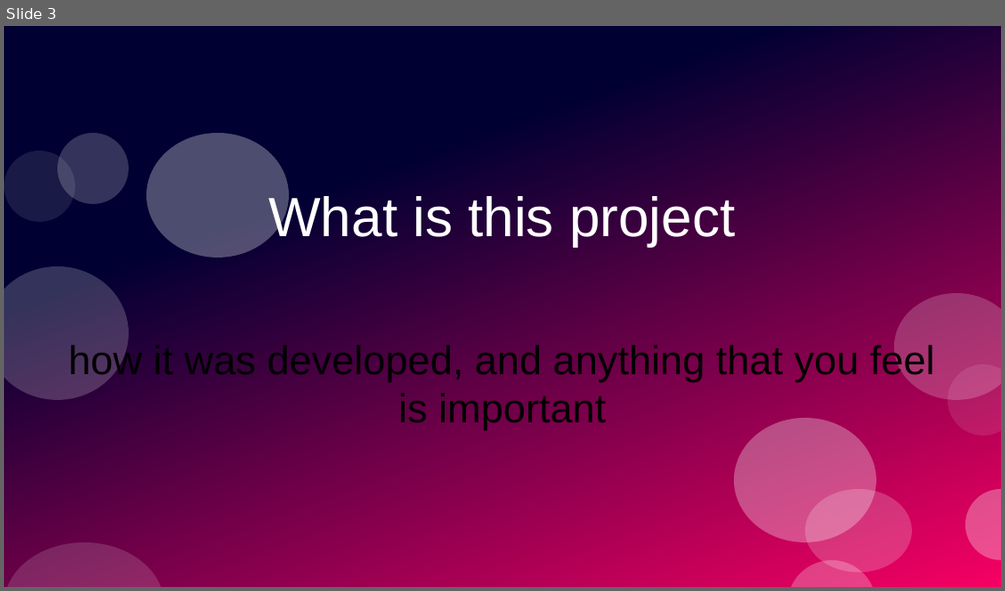
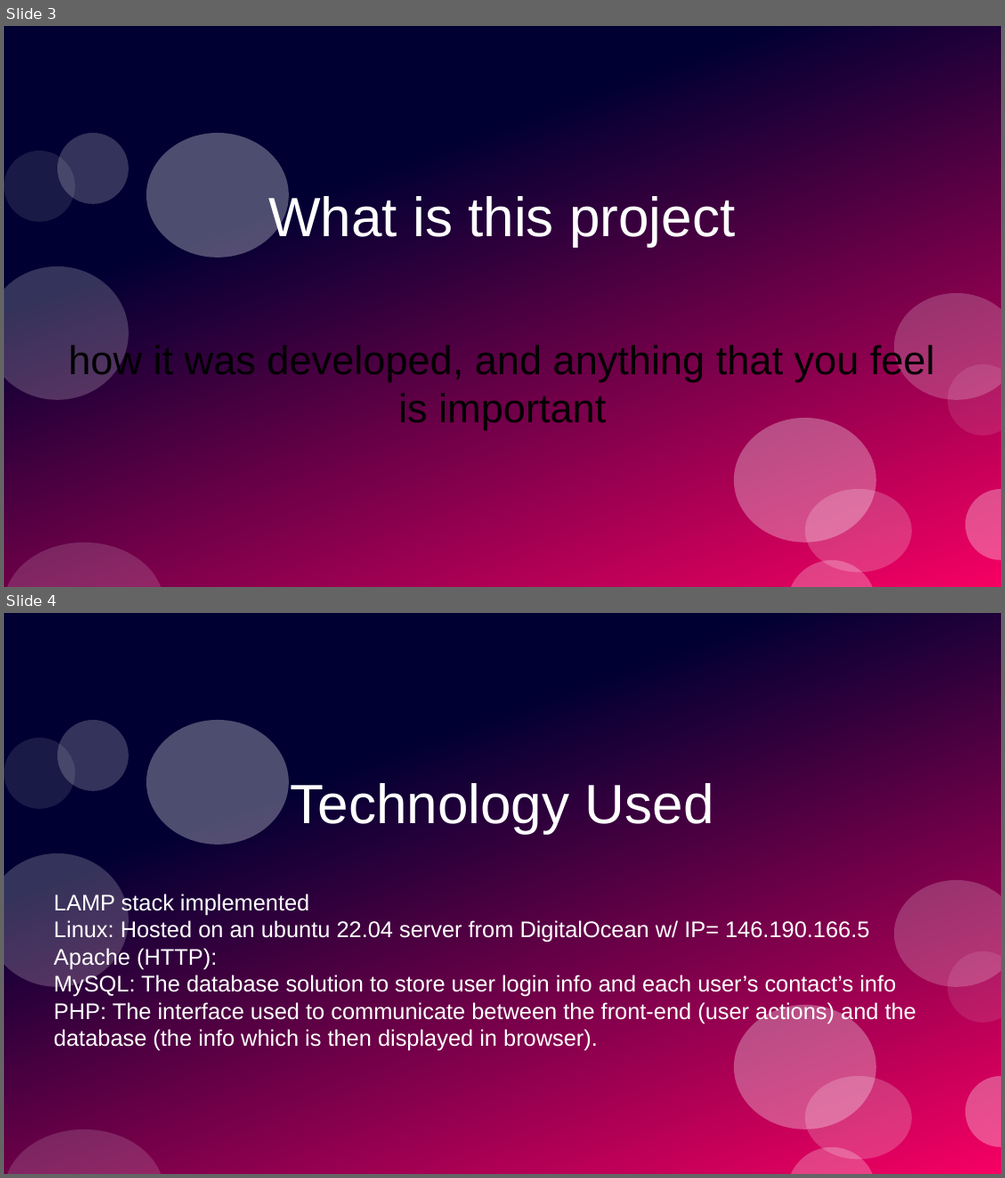
Before and after one commit to PrototypeProto/COP_4331_Small-Project, a slide deck: Pres.pptx. Shown one above the other, each under a label of ours: slide 3 before the commit, slides 3 and 4 after it. The pictures are 1005x591 and 1005x1178 pixels, drawn with LibreOffice and Linux fonts; fonts in the diff are those of the drawing. Boxes give left, top, right and bottom in pixels: in the first picture for what was removed or moved away, otherwise in the second. Text is boxed around its words. In the diff, an @@ line names an element or a change of style, - is before the commit and + after.

```diff
--- a/Pres.pptx
+++ b/Pres.pptx
@@ slide 4 added at box(4, 613, 1001, 1174), background #FFFFFF; not listed: 12 template elements that a slide beside it also shows @@
@@ title added at box(291, 783, 714, 833), 44 pt, text #FFFFFF @@
+Technology Used
@@ subtitle added at box(54, 892, 916, 1051), 18 pt, text #FFFFFF @@
+LAMP stack implemented
+Linux: Hosted on an ubuntu 22.04 server from DigitalOcean w/ IP= 146.190.166.5
+Apache (HTTP):
+MySQL: The database solution to store user login info and each user’s contact’s info
+PHP: The interface used to communicate between the front-end (user actions) and the database (the info which is then displayed in browser).
```
Also in this commit, not shown: 2 slides changed, 8 other slides added, 5 slides removed.
